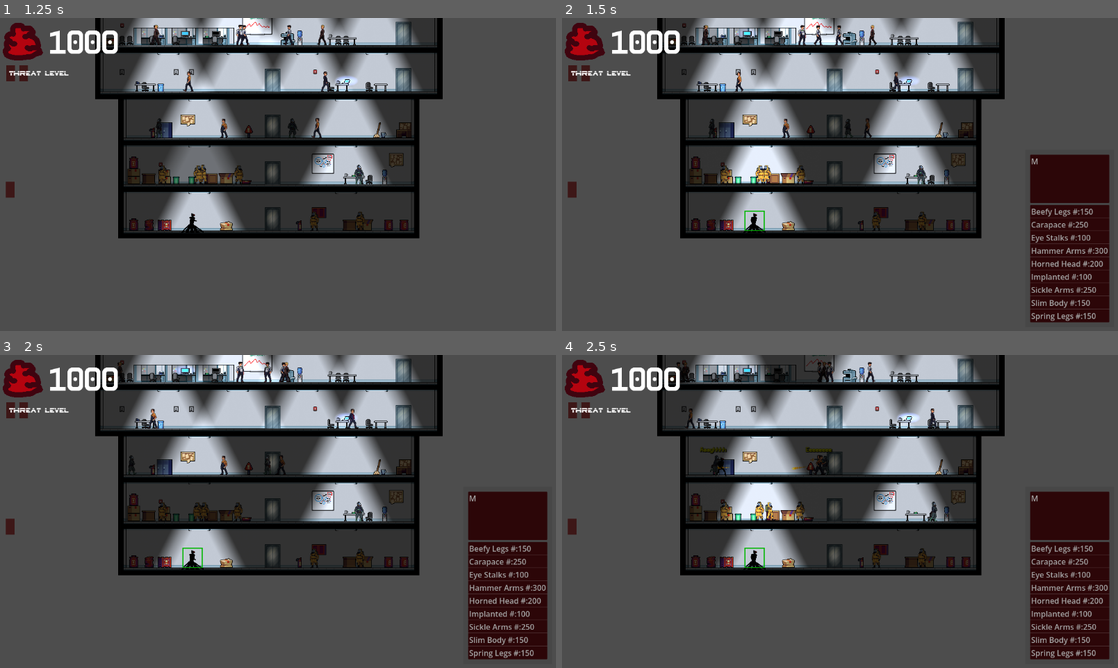
Above: before the commit, frames 1-4 (two rows, left to right).
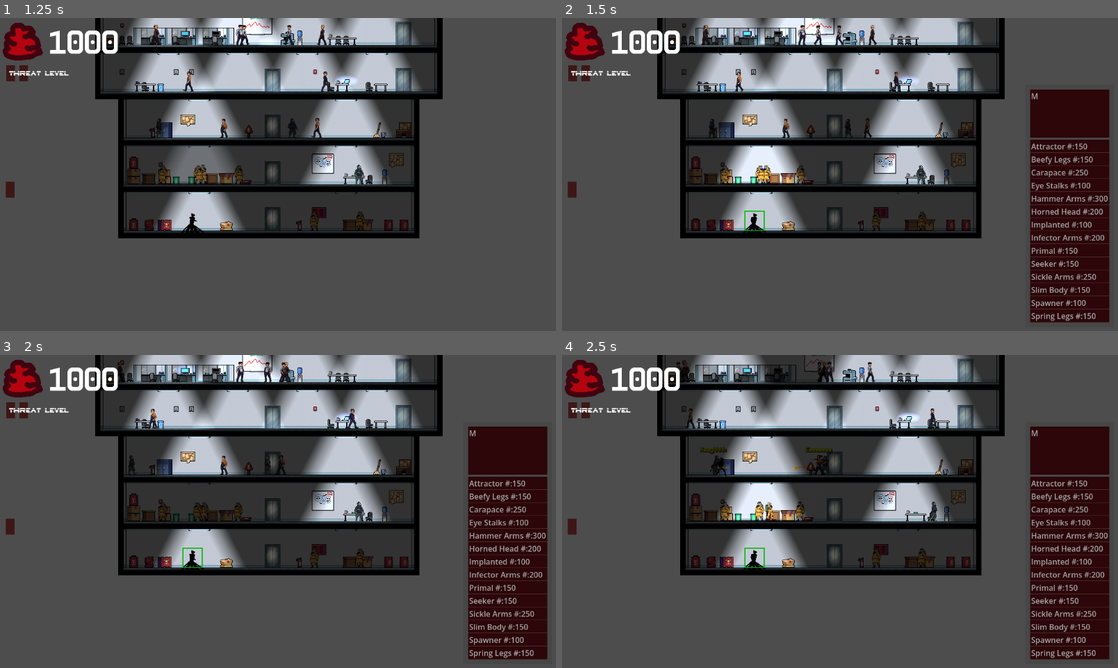
Above: after the commit, the same moments.

Repository: Lambosaurus/wildjam-mutation
Game: Godot game, scene res://ui/start_screen.tscn
Same seed, same stepped clock (60 frames per second), same inputs: the game is played once before the commit and once after it.
Inputs (mouse positions are in pixels of both pictures, inside the frame that each line leads up to):
- Up to frame 1 (1.25 s): click "Start" at 0.5 s
- Up to frame 2 (1.5 s): tap Enter at 1.25 s; drag from (756, 221) to (967, 80) at 1.27 s
- Up to frame 3 (2 s): no input
- Up to frame 4 (2.5 s): drag from (584, 411) to (967, 417) at 2.02 s

Frame 1 is identical in both runs. In frame 2, 4.6% of the frame differs, in the area x 84-99%, y 22-93%; in frame 3, 4.6%; in frame 4, 4.6%.

Commit message:
Add more mutations

Diff:
--- a/creatures/mutations/body_parts/primal_head/primal_head.tscn
+++ b/creatures/mutations/body_parts/primal_head/primal_head.tscn
@@ -4,8 +4,9 @@
 [ext_resource type="Texture2D" uid="uid://b0108phmbvgjr" path="res://creatures/mutations/body_parts/primal_head/HeadDumb.png" id="2_lk0g3"]
 [ext_resource type="PackedScene" uid="uid://b60efalyu4ar8" path="res://creatures/mutations/body_parts/head.tscn" id="3_dh46v"]
 
-[node name="PrimalHead" type="Node2D" unique_id=1017392848]
+[node name="PrimalHead" type="Node2D" unique_id=1017392848 node_paths=PackedStringArray("skeleton")]
 script = ExtResource("1_vl2bl")
+skeleton = NodePath("Head")
 metadata/_custom_type_script = "uid://bvb4unmbfmir"
 
 [node name="HeadDumb" type="Polygon2D" parent="." unique_id=817437495]
--- a/creatures/mutations/body_parts/spawn_head/spawn_head.tscn
+++ b/creatures/mutations/body_parts/spawn_head/spawn_head.tscn
@@ -212,8 +212,9 @@
 &"walk": SubResource("Animation_mq0lx")
 }
 
-[node name="SpawnHead" type="Node2D" unique_id=949289082]
+[node name="SpawnHead" type="Node2D" unique_id=949289082 node_paths=PackedStringArray("skeleton")]
 script = ExtResource("1_xtmvs")
+skeleton = NodePath("Head")
 metadata/_custom_type_script = "uid://bvb4unmbfmir"
 
 [node name="HeadSpawn" type="Polygon2D" parent="." unique_id=735857444]
--- /dev/null
+++ b/creatures/mutations/data/attractor_head.tres
@@ -0,0 +1,21 @@
+[gd_resource type="Resource" script_class="Mutation" format=3 uid="uid://dtdm6arvaqk7v"]
+
+[ext_resource type="Script" uid="uid://c8shh7tf8tebl" path="res://creatures/mutations/mutation.gd" id="1_7h8q1"]
+[ext_resource type="PackedScene" uid="uid://b5rd0y13o0oe2" path="res://creatures/mutations/body_parts/attractor_head/attractor_head.tscn" id="1_xdsr2"]
+[ext_resource type="Script" uid="uid://ds2tcs3bgjlp" path="res://creatures/mutations/mutation_type.gd" id="2_6xq8n"]
+
+[sub_resource type="Resource" id="Resource_mpesp"]
+script = ExtResource("2_6xq8n")
+speed_bonus = 0.9
+health_bonus = 1.1
+swarm_attractor_bonus = 2.0
+metadata/_custom_type_script = "uid://ds2tcs3bgjlp"
+
+[resource]
+script = ExtResource("1_7h8q1")
+slot = 3
+body_part = ExtResource("1_xdsr2")
+mutation_type = SubResource("Resource_mpesp")
+cost = 150
+name = "Attractor"
+metadata/_custom_type_script = "uid://c8shh7tf8tebl"
--- a/creatures/mutations/data/eye_stalks.tres
+++ b/creatures/mutations/data/eye_stalks.tres
@@ -6,7 +6,8 @@
 
 [sub_resource type="Resource" id="Resource_d3qlg"]
 script = ExtResource("2_ft1sd")
-health_bonus = 0.8
+chase_range_bonus = 1.2
+eat_range_bonus = 1.2
 metadata/_custom_type_script = "uid://ds2tcs3bgjlp"
 
 [resource]
--- /dev/null
+++ b/creatures/mutations/data/infector_arms.tres
@@ -0,0 +1,20 @@
+[gd_resource type="Resource" script_class="Mutation" format=3 uid="uid://cu2cpa46nlyir"]
+
+[ext_resource type="PackedScene" uid="uid://cqg3tdqvrxukb" path="res://creatures/mutations/body_parts/infector_arms/infector_arms.tscn" id="1_2i8yv"]
+[ext_resource type="Script" uid="uid://c8shh7tf8tebl" path="res://creatures/mutations/mutation.gd" id="1_yq31r"]
+[ext_resource type="Script" uid="uid://ds2tcs3bgjlp" path="res://creatures/mutations/mutation_type.gd" id="2_nay24"]
+
+[sub_resource type="Resource" id="Resource_c4oyn"]
+script = ExtResource("2_nay24")
+damage_bonus = 0.3
+attack_rate_bonus = 3.0
+spawn_on_kill = 1
+metadata/_custom_type_script = "uid://ds2tcs3bgjlp"
+
+[resource]
+script = ExtResource("1_yq31r")
+body_part = ExtResource("1_2i8yv")
+mutation_type = SubResource("Resource_c4oyn")
+cost = 200
+name = "Infector Arms"
+metadata/_custom_type_script = "uid://c8shh7tf8tebl"
--- /dev/null
+++ b/creatures/mutations/data/primal_head.tres
@@ -0,0 +1,22 @@
+[gd_resource type="Resource" script_class="Mutation" format=3 uid="uid://cnevu5r2xp5w0"]
+
+[ext_resource type="PackedScene" uid="uid://b0lujayyyunx" path="res://creatures/mutations/body_parts/primal_head/primal_head.tscn" id="1_poqel"]
+[ext_resource type="Script" uid="uid://c8shh7tf8tebl" path="res://creatures/mutations/mutation.gd" id="1_tnoay"]
+[ext_resource type="Script" uid="uid://ds2tcs3bgjlp" path="res://creatures/mutations/mutation_type.gd" id="2_2idh3"]
+
+[sub_resource type="Resource" id="Resource_fg66p"]
+script = ExtResource("2_2idh3")
+speed_bonus = 1.1
+chase_range_bonus = 2.0
+swarm_attractor_bonus = 0.5
+swarm_bonus = 0.1
+metadata/_custom_type_script = "uid://ds2tcs3bgjlp"
+
+[resource]
+script = ExtResource("1_tnoay")
+slot = 3
+body_part = ExtResource("1_poqel")
+mutation_type = SubResource("Resource_fg66p")
+cost = 150
+name = "Primal"
+metadata/_custom_type_script = "uid://c8shh7tf8tebl"
--- /dev/null
+++ b/creatures/mutations/data/seeker_head.tres
@@ -0,0 +1,22 @@
+[gd_resource type="Resource" script_class="Mutation" format=3 uid="uid://ho6tbygr7gf1"]
+
+[ext_resource type="Script" uid="uid://c8shh7tf8tebl" path="res://creatures/mutations/mutation.gd" id="1_hdhvj"]
+[ext_resource type="PackedScene" uid="uid://bu1x52tfxvx5q" path="res://creatures/mutations/body_parts/seeker_head/seeker_head.tscn" id="1_rauql"]
+[ext_resource type="Script" uid="uid://ds2tcs3bgjlp" path="res://creatures/mutations/mutation_type.gd" id="2_oef38"]
+
+[sub_resource type="Resource" id="Resource_p2bai"]
+script = ExtResource("2_oef38")
+speed_bonus = 0.9
+swarm_attractor_bonus = 2.0
+swarm_bonus = 0.5
+elevator_bonus = 2.0
+metadata/_custom_type_script = "uid://ds2tcs3bgjlp"
+
+[resource]
+script = ExtResource("1_hdhvj")
+slot = 3
+body_part = ExtResource("1_rauql")
+mutation_type = SubResource("Resource_p2bai")
+cost = 150
+name = "Seeker"
+metadata/_custom_type_script = "uid://c8shh7tf8tebl"
--- a/creatures/mutations/data/spawn_head.tres
+++ b/creatures/mutations/data/spawn_head.tres
@@ -6,6 +6,9 @@
 
 [sub_resource type="Resource" id="Resource_l8xuj"]
 script = ExtResource("2_06d47")
+speed_bonus = 0.2
+health_bonus = 1.2
+spawn_on_timeout = 3
 metadata/_custom_type_script = "uid://ds2tcs3bgjlp"
 
 [resource]
@@ -14,5 +17,5 @@
 body_part = ExtResource("1_48yap")
 mutation_type = SubResource("Resource_l8xuj")
 cost = 100
-name = "Spawn"
+name = "Spawner"
 metadata/_custom_type_script = "uid://c8shh7tf8tebl"
--- a/main/main_mutations.tres
+++ b/main/main_mutations.tres
@@ -2,6 +2,7 @@
 
 [ext_resource type="Script" uid="uid://c8shh7tf8tebl" path="res://creatures/mutations/mutation.gd" id="1_gn6ag"]
 [ext_resource type="Resource" uid="uid://bx6h6nrlkn8ay" path="res://creatures/mutations/data/beefy_legs.tres" id="2_3t3nk"]
+[ext_resource type="Resource" uid="uid://dtdm6arvaqk7v" path="res://creatures/mutations/data/attractor_head.tres" id="2_diu5b"]
 [ext_resource type="Resource" uid="uid://fyqs6760rnmu" path="res://creatures/mutations/data/horned_head.tres" id="2_gn6ag"]
 [ext_resource type="Resource" uid="uid://vwbi0afj3ffu" path="res://creatures/mutations/data/carapace_torso.tres" id="3_dqv8n"]
 [ext_resource type="Resource" uid="uid://q6772ll5r6yy" path="res://creatures/mutations/data/sickle_arms.tres" id="3_oen3j"]
@@ -10,9 +11,13 @@
 [ext_resource type="Resource" uid="uid://0rs1j0f8weml" path="res://creatures/mutations/data/hammer_arms.tres" id="5_0aafx"]
 [ext_resource type="Resource" uid="uid://djvbj3326u370" path="res://creatures/mutations/data/slim_body.tres" id="5_kmygs"]
 [ext_resource type="Resource" uid="uid://cxftaxj083bso" path="res://creatures/mutations/data/implanted_legs.tres" id="7_qukvd"]
+[ext_resource type="Resource" uid="uid://cu2cpa46nlyir" path="res://creatures/mutations/data/infector_arms.tres" id="9_4ktpy"]
 [ext_resource type="Resource" uid="uid://cn0fkn18a0gjy" path="res://creatures/mutations/data/spring_legs.tres" id="10_5qlxx"]
+[ext_resource type="Resource" uid="uid://cnevu5r2xp5w0" path="res://creatures/mutations/data/primal_head.tres" id="10_vmf1i"]
+[ext_resource type="Resource" uid="uid://ho6tbygr7gf1" path="res://creatures/mutations/data/seeker_head.tres" id="11_y3mi6"]
+[ext_resource type="Resource" uid="uid://rbviju5c7x2u" path="res://creatures/mutations/data/spawn_head.tres" id="14_c1pu2"]
 
 [resource]
 script = ExtResource("4_kmygs")
-available_mutations = Array[ExtResource("1_gn6ag")]([ExtResource("2_3t3nk"), ExtResource("3_dqv8n"), ExtResource("4_kcmht"), ExtResource("5_0aafx"), ExtResource("2_gn6ag"), ExtResource("7_qukvd"), ExtResource("3_oen3j"), ExtResource("5_kmygs"), ExtResource("10_5qlxx")])
+available_mutations = Array[ExtResource("1_gn6ag")]([ExtResource("2_diu5b"), ExtResource("2_3t3nk"), ExtResource("3_dqv8n"), ExtResource("4_kcmht"), ExtResource("5_0aafx"), ExtResource("2_gn6ag"), ExtResource("7_qukvd"), ExtResource("9_4ktpy"), ExtResource("10_vmf1i"), ExtResource("11_y3mi6"), ExtResource("3_oen3j"), ExtResource("5_kmygs"), ExtResource("14_c1pu2"), ExtResource("10_5qlxx")])
 metadata/_custom_type_script = "uid://dqw8fexj5crea"
